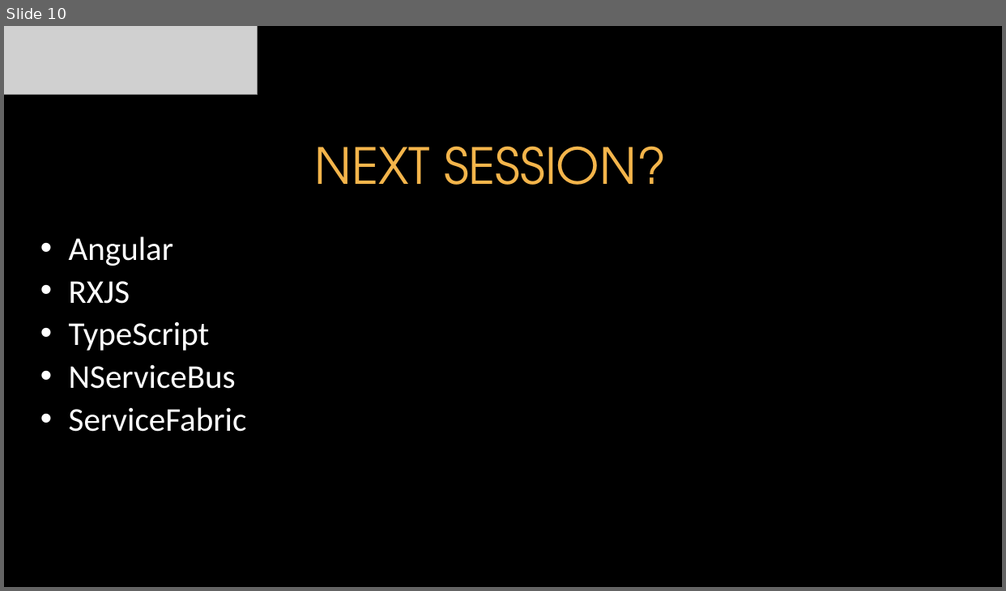
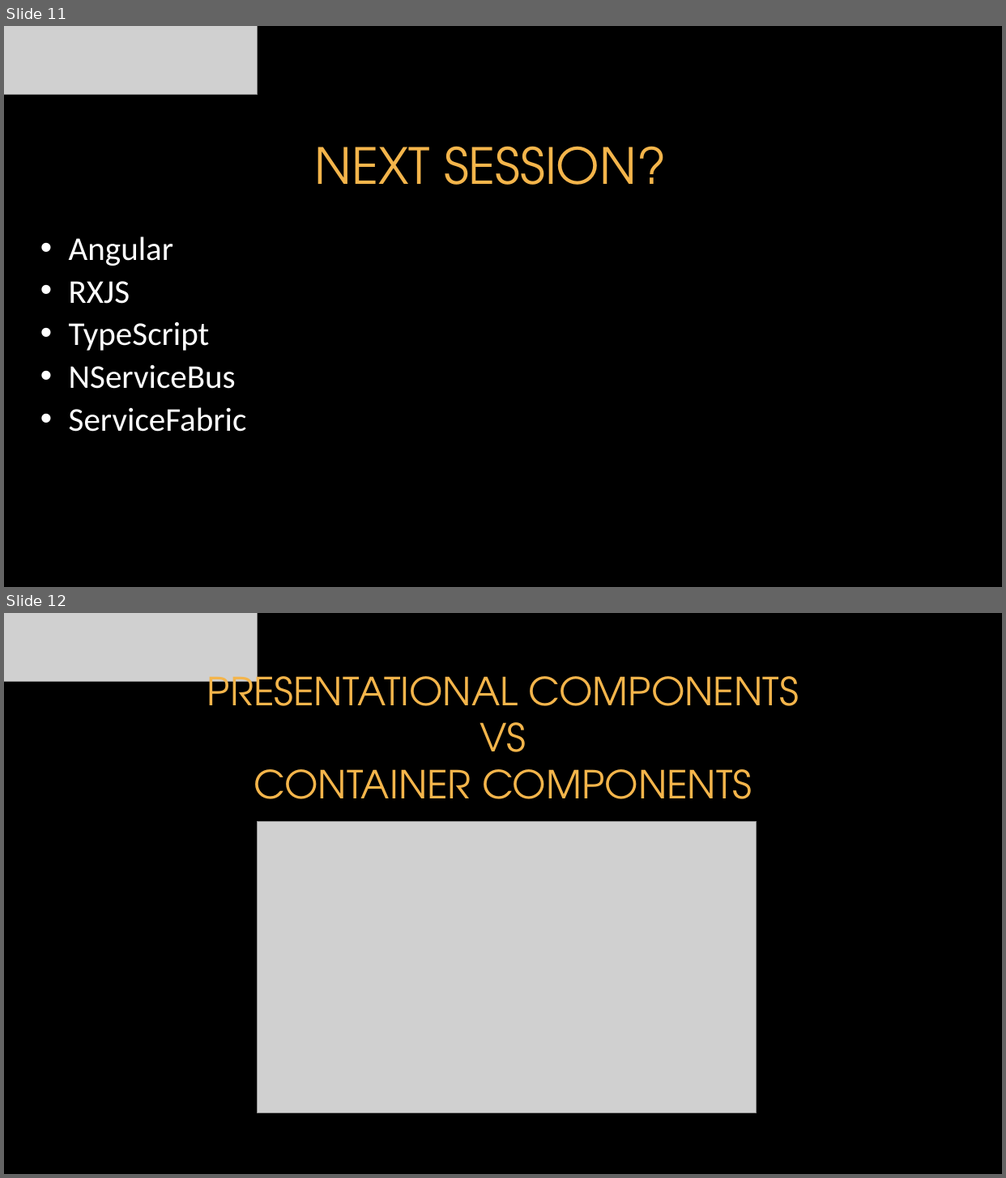
Before and after one commit to itenium-be/Redux, a slide deck: Redux.pptx. Shown one above the other, each under a label of ours: slide 10 before the commit, slides 11 and 12 after it. The pictures are 1006x591 and 1006x1178 pixels, drawn with LibreOffice and Linux fonts; fonts in the diff are those of the drawing; grey boxes stand for pictures; background and template pictures are left out. Boxes give left, top, right and bottom in pixels: in the first picture for what was removed or moved away, otherwise in the second. Text is boxed around its words. In the diff, an @@ line names an element or a change of style, - is before the commit and + after.

```diff
--- a/Redux.pptx
+++ b/Redux.pptx
@@ slide 12 added at <box>4,613,1002,1174</box>, background picture (left out) @@
@@ picture added at <box>4,613,257,682</box> @@
@@ text added at <box>207,666,799,799</box>, 37.2 pt, text #F4B54B @@
+PRESENTATIONAL COMPONENTS
+VS
+CONTAINER COMPONENTS
@@ picture added at <box>257,822,756,1113</box> @@
@@ what was slide 10 is now slide 11 @@
```
Also in this commit, not shown: 3 slides changed, 5 other slides added, 4 slides removed.
